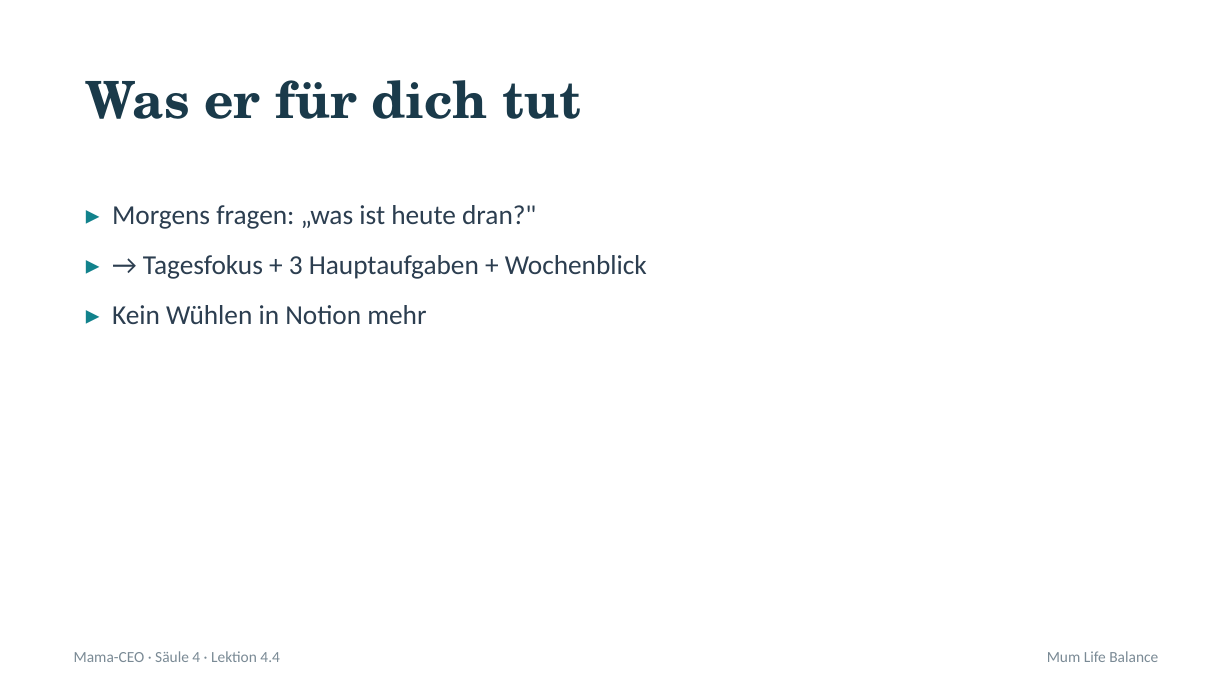
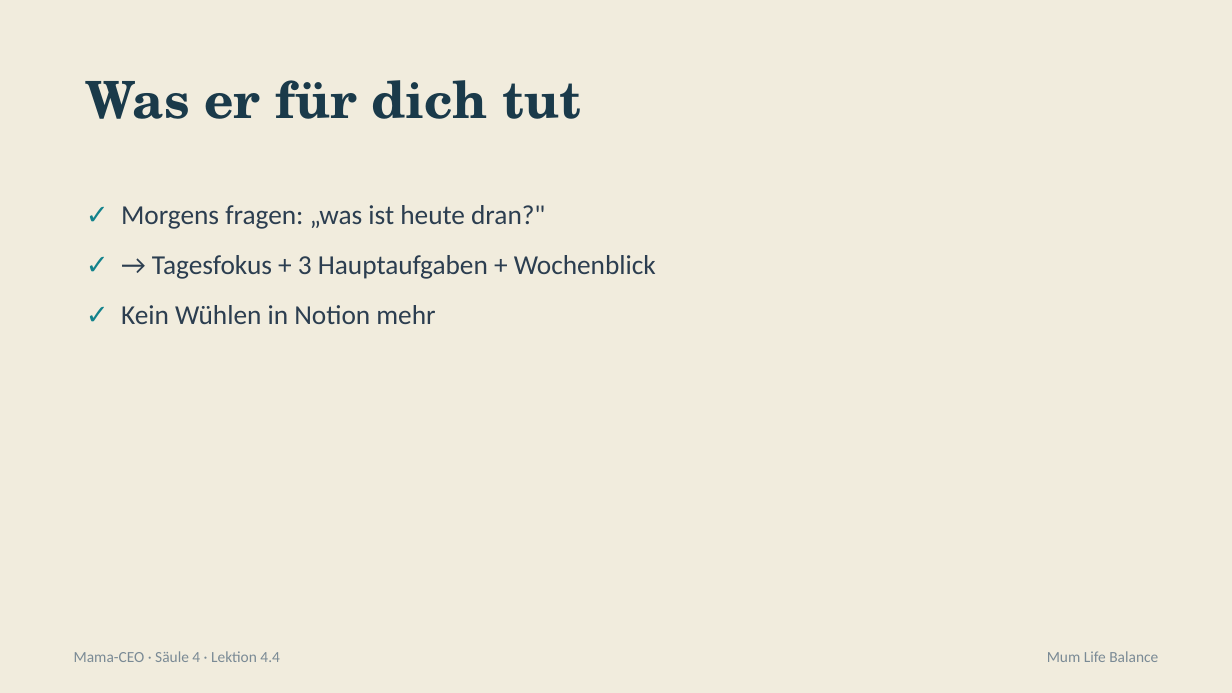
Before and after one commit to pnulmann-hue/mumlifebalance-workspace, a slide deck: slide 2 of outputs/produkte/mama-ceo/03-praesentationen/saeule-4/04-lektion-4-4.pptx. Drawn at 1232x693 pixels with LibreOffice and Linux fonts; fonts in the diff are those of the drawing. Boxes give left, top, right and bottom in pixels: in the first picture for what was removed or moved away, otherwise in the second. Text is boxed around its words. In the diff, an @@ line names an element or a change of style, - is before the commit and + after.

```diff
--- a/outputs/produkte/mama-ceo/03-praesentationen/saeule-4/04-lektion-4-4.pptx
+++ b/outputs/produkte/mama-ceo/03-praesentationen/saeule-4/04-lektion-4-4.pptx
@@ background #FFFFFF to #F1ECDD @@
@@ text at [121,205,656,324]: text changed @@
-▸ Morgens fragen: „was ist heute dran?"
-▸ → Tagesfokus + 3 Hauptaufgaben + Wochenblick
-▸ Kein Wühlen in Notion mehr
+✓ Morgens fragen: „was ist heute dran?"
+✓ → Tagesfokus + 3 Hauptaufgaben + Wochenblick
+✓ Kein Wühlen in Notion mehr
```
Also in this commit, not shown: 12 other slides changed, 13 other files.
